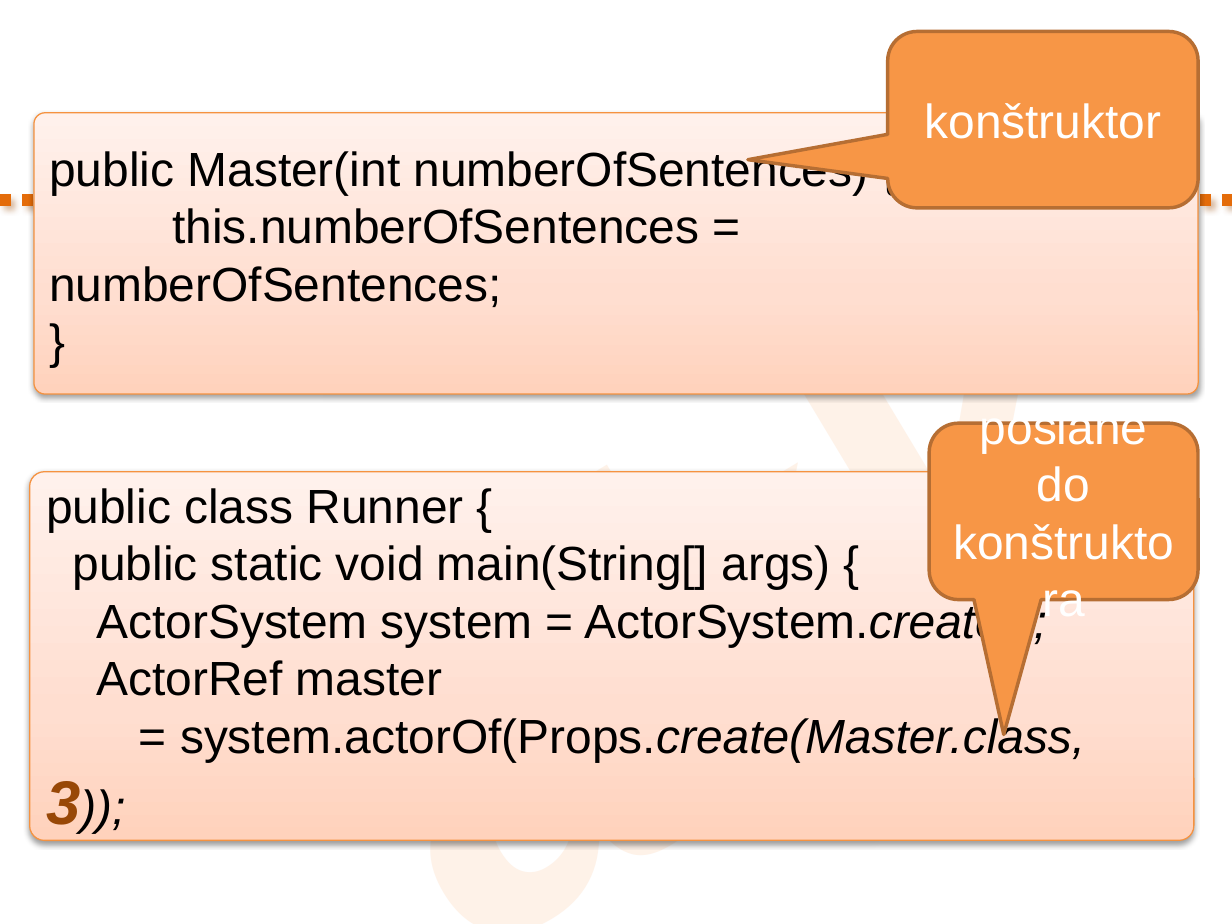
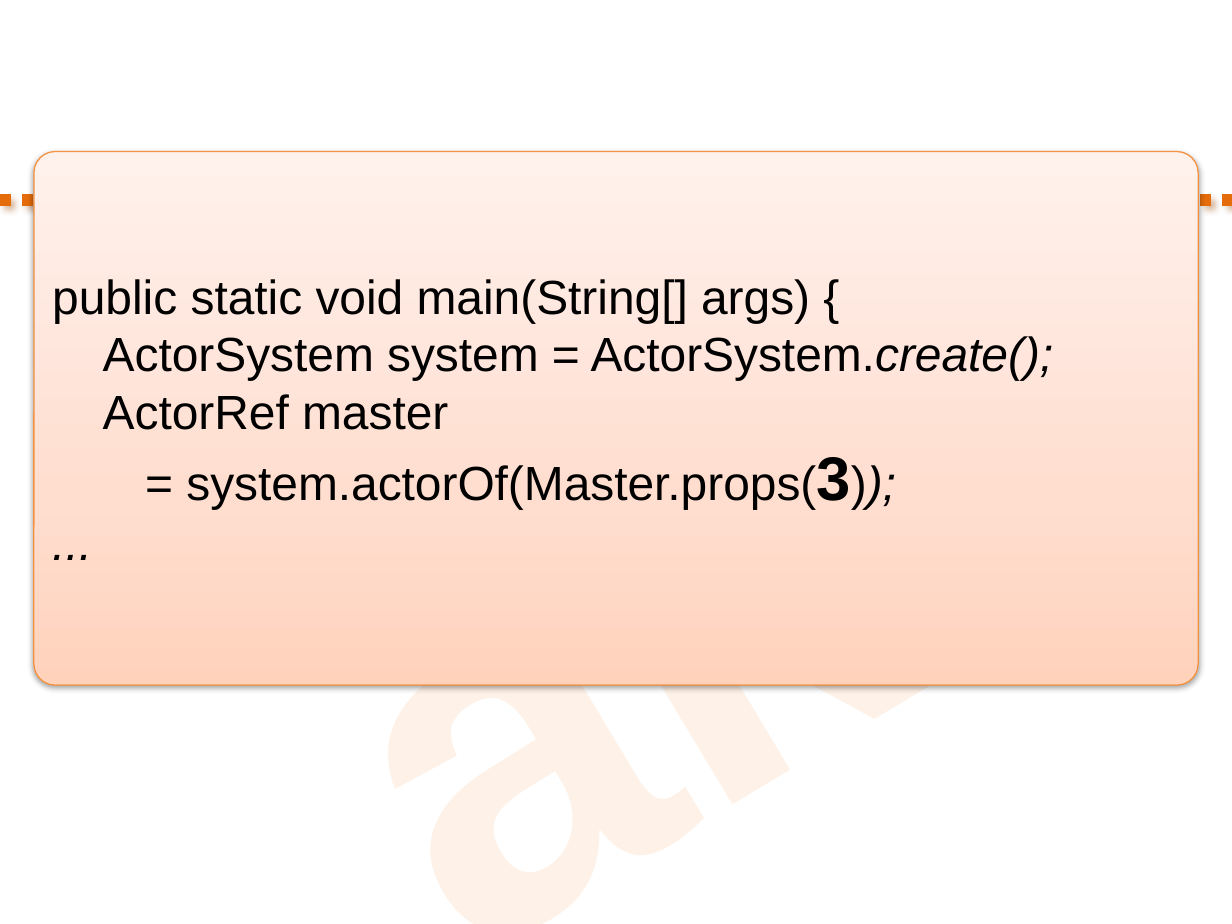
Before and after one commit to novotnyr/kopr-portal, a slide deck: slide 38 of slides/kopr-actors-akka.pptx (slide 31 before the commit). Drawn at 1232x924 pixels with LibreOffice and Linux fonts; fonts in the diff are those of the drawing. Boxes give left, top, right and bottom in pixels: in the first picture for what was removed or moved away, otherwise in the second. Text is boxed around its words. In the diff, an @@ line names an element or a change of style, - is before the commit and + after.

```diff
--- a/slides/kopr-actors-akka.pptx
+++ b/slides/kopr-actors-akka.pptx
@@ rounded speech box removed at <box>887,32,1198,208</box> @@
-konštruktor
@@ rounded rectangle removed at <box>34,113,1199,394</box> @@
-public Master(int numberOfSentences) {
-this.numberOfSentences = numberOfSentences;
-}
@@ rounded rectangle "public static void main(String[] args) ...": place and size @@
-rounded rectangle "public static void main(String[] args) ..." at <box>30,472,1194,840</box>
+rounded rectangle "public static void main(String[] args) ..." at <box>34,152,1199,685</box>
@@ rounded speech box removed at <box>929,424,1198,600</box> @@
-poslané do konštruktora
@@ text in rounded rectangle at <box>186,457,851,509</box>: text changed; italic off @@
-= system.actorOf(Props.create(Master.class, 3));
+= system.actorOf(Master.props(3));
+...
@@ text in rounded rectangle at <box>46,488,464,532</box>: paragraph removed @@
-public class Runner {
```
Also in this commit, not shown: 10 other slides changed, 8 slides added, 10 slides removed, 1 other file.
